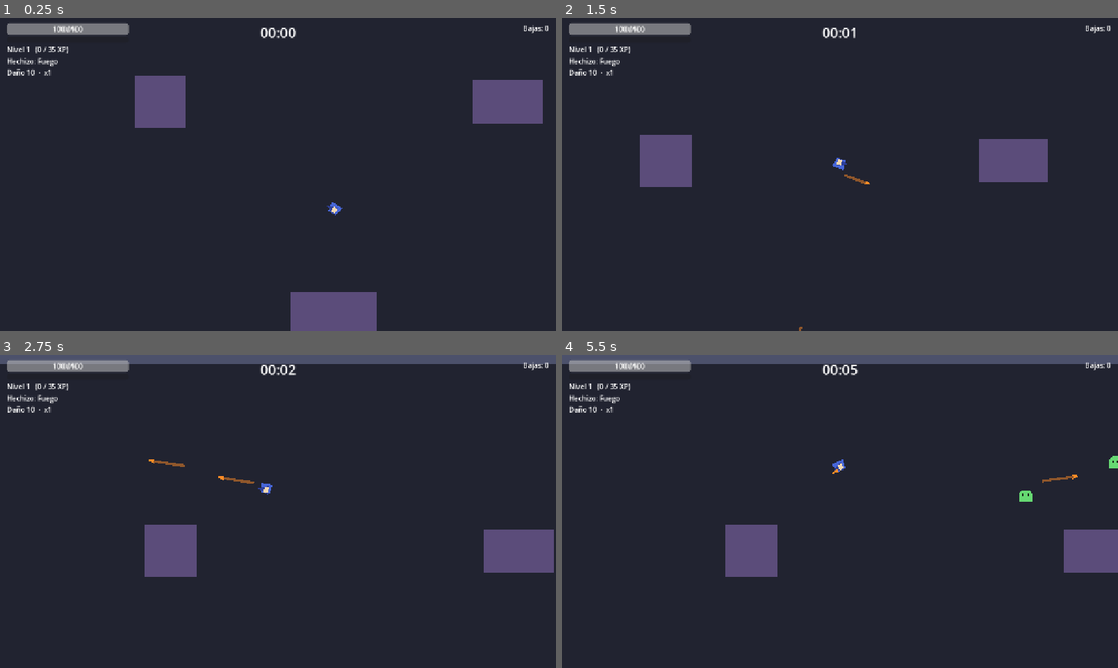
Above: before the commit, frames 1-4 (two rows, left to right).
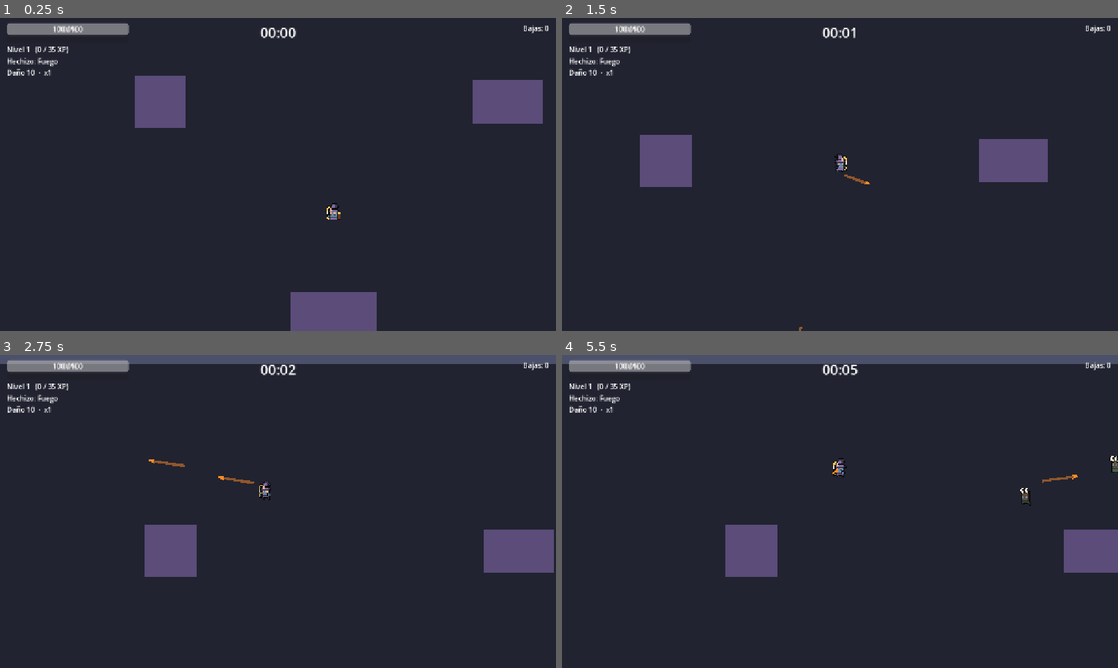
Above: after the commit, the same moments.

Repository: jotrigo/juego2d
Game: Godot game, scene res://scenes/main/Game.tscn
Same seed, same stepped clock (60 frames per second), same inputs: the game is played once before the commit and once after it.
Inputs (mouse positions are in pixels of both pictures, inside the frame that each line leads up to):
- Up to frame 1 (0.25 s): no input
- Up to frame 2 (1.5 s): move the mouse to (812, 237) at 0.52 s; press the mouse at (812, 237) at 0.53 s; hold W (move_up) from 0.53 s (still down); move the mouse to (1006, 221) at 1.27 s; release the mouse at (1006, 221) at 1.28 s; click (1006, 221) at 1.35 s
- Up to frame 3 (2.75 s): move the mouse to (111, 464) at 2.02 s; release W (move_up) at 2.03 s; press the mouse at (111, 464) at 2.03 s; hold A (move_left) from 2.03 s (still down)
- Up to frame 4 (5.5 s): move the mouse to (867, 511) at 2.77 s; release the mouse at (867, 511) at 2.78 s; click (867, 511) at 2.85 s; move the mouse to (756, 433) at 3.52 s; release A (move_left) at 3.53 s; press the mouse at (756, 433) at 3.53 s; hold S (move_down) 3.53-4.28 s; move the mouse to (962, 495) at 4.27 s; release the mouse at (962, 495) at 4.28 s; hold D (move_right) 4.28-5.03 s; click (962, 495) at 4.35 s; move the mouse to (728, 527) at 5.02 s; press the mouse at (728, 527) at 5.03 s; hold W (move_up) from 5.03 s (still down)

The runs differ from the first frame. In frame 1, 0.1% of the frame differs, in the area x 58-62%, y 58-65%; in frame 2, 0.1%; in frame 3, 0.1%; in frame 4, 0.3%, in the area x 48-100%, y 32-49%.

Commit message:
Sprites: slimes y mago con animación por estado
- Slimes usan enemy_walk (4 frames) con caminado y flip por dirección.
- Mago con Sprite2D animado: idle / run / shoot según el estado,
  flip hacia el mouse (sin rotar). Shooter emite señal `fired`.
- Filtro nearest para pixel art nítido; assets en assets/sprites/.

Co-Authored-By: Claude Opus 4.8 <noreply@anthropic.com>

Diff:
--- a/project.godot
+++ b/project.godot
@@ -1,14 +1,22 @@
 ; Engine configuration file.
-; Proyecto: ArcaneMage - Roguelite de acción top-down.
-; Godot 4.x
+; It's best edited using the editor UI and not directly,
+; since the parameters that go here are not all obvious.
+;
+; Format:
+;   [section] ; section goes between []
+;   param=value ; assign values to parameters
 
 config_version=5
+
+[animation]
+
+compatibility/default_parent_skeleton_in_mesh_instance_3d=true
 
 [application]
 
 config/name="ArcaneMage"
 run/main_scene="res://scenes/main/Game.tscn"
-config/features=PackedStringArray("4.3", "GL Compatibility")
+config/features=PackedStringArray("4.7", "GL Compatibility")
 config/icon="res://icon.svg"
 
 [autoload]
@@ -20,7 +28,6 @@
 window/size/viewport_width=1280
 window/size/viewport_height=720
 window/stretch/mode="canvas_items"
-window/stretch/aspect="keep"
 
 [input]
 
--- a/scenes/enemies/Slime.tscn
+++ b/scenes/enemies/Slime.tscn
@@ -1,6 +1,7 @@
-[gd_scene load_steps=3 format=3 uid="uid://bslime001"]
+[gd_scene load_steps=4 format=3 uid="uid://bslime001"]
 
 [ext_resource type="Script" path="res://scripts/enemies/slime.gd" id="1_slime"]
+[ext_resource type="Texture2D" path="res://assets/sprites/enemy_walk.png" id="2_tex"]
 
 [sub_resource type="CircleShape2D" id="Shape_slime"]
 radius = 16.0
@@ -16,14 +17,8 @@
 
 [node name="Visual" type="Node2D" parent="."]
 
-[node name="Body" type="Polygon2D" parent="Visual"]
-color = Color(0.4, 0.85, 0.45, 1)
-polygon = PackedVector2Array(-15, 12, -16, -4, -8, -14, 8, -14, 16, -4, 15, 12)
-
-[node name="EyeL" type="Polygon2D" parent="Visual"]
-color = Color(0.1, 0.15, 0.1, 1)
-polygon = PackedVector2Array(-8, -6, -4, -6, -4, -1, -8, -1)
-
-[node name="EyeR" type="Polygon2D" parent="Visual"]
-color = Color(0.1, 0.15, 0.1, 1)
-polygon = PackedVector2Array(4, -6, 8, -6, 8, -1, 4, -1)
+[node name="Sprite" type="Sprite2D" parent="Visual"]
+texture_filter = 1
+scale = Vector2(2, 2)
+texture = ExtResource("2_tex")
+hframes = 4
--- a/scenes/player/Player.tscn
+++ b/scenes/player/Player.tscn
@@ -1,7 +1,8 @@
-[gd_scene load_steps=6 format=3 uid="uid://bplayer001"]
+[gd_scene load_steps=7 format=3 uid="uid://bplayer001"]
 
 [ext_resource type="Script" path="res://scripts/player/player.gd" id="1_player"]
 [ext_resource type="Script" path="res://scripts/player/shooter.gd" id="2_shooter"]
+[ext_resource type="Texture2D" path="res://assets/sprites/player_idle.png" id="3_idle"]
 
 [sub_resource type="CircleShape2D" id="Shape_body"]
 radius = 15.0
@@ -20,17 +21,11 @@
 
 [node name="Visual" type="Node2D" parent="."]
 
-[node name="Robe" type="Polygon2D" parent="Visual"]
-color = Color(0.28, 0.4, 0.85, 1)
-polygon = PackedVector2Array(-14, 14, -10, -8, 10, -8, 14, 14)
-
-[node name="Hat" type="Polygon2D" parent="Visual"]
-color = Color(0.18, 0.25, 0.6, 1)
-polygon = PackedVector2Array(18, 0, -6, -10, -6, 10)
-
-[node name="Face" type="Polygon2D" parent="Visual"]
-color = Color(0.95, 0.85, 0.7, 1)
-polygon = PackedVector2Array(-6, -6, 4, -6, 4, 6, -6, 6)
+[node name="Sprite" type="Sprite2D" parent="Visual"]
+texture_filter = 1
+scale = Vector2(2, 2)
+texture = ExtResource("3_idle")
+hframes = 4
 
 [node name="Muzzle" type="Marker2D" parent="."]
 
--- a/scripts/enemies/slime.gd
+++ b/scripts/enemies/slime.gd
@@ -13,11 +13,15 @@
 @export var separation_radius: float = 34.0
 @export var separation_strength: float = 40.0
 
+@export var anim_fps: float = 8.0   ## velocidad de la animación de caminado
+
 @onready var visual: Node2D = $Visual
+@onready var sprite: Sprite2D = $Visual/Sprite
 
 var health: float
 var _player: Node2D
 var _dead: bool = false
+var _anim_time: float = 0.0
 
 func _ready() -> void:
 	add_to_group("enemies")
@@ -36,6 +40,14 @@
 	var sep := _separation_vector()
 	velocity = chase + sep
 	move_and_slide()
+	_animate(velocity)
+
+## Cicla los 4 frames del spritesheet y voltea el sprite según la dirección.
+func _animate(vel: Vector2) -> void:
+	_anim_time += get_physics_process_delta_time() * anim_fps
+	sprite.frame = int(_anim_time) % sprite.hframes
+	if absf(vel.x) > 1.0:
+		sprite.flip_h = vel.x < 0.0
 
 ## Suma de repulsiones respecto a enemigos dentro del radio de separación.
 func _separation_vector() -> Vector2:
--- a/scripts/player/player.gd
+++ b/scripts/player/player.gd
@@ -11,8 +11,21 @@
 @export var move_speed: float = 260.0
 @export var max_health: float = 100.0
 @export var invuln_time: float = 0.5
+@export var anim_fps: float = 10.0
+
+# Texturas por estado (spritesheets horizontales de 16x24).
+const TEX_IDLE := preload("res://assets/sprites/player_idle.png")
+const TEX_RUN := preload("res://assets/sprites/player_run.png")
+const TEX_SHOOT := preload("res://assets/sprites/player_shoot.png")
+const IDLE_FRAMES := 4
+const RUN_FRAMES := 4
+const SHOOT_FRAMES := 5
+
+## Estados de animación, en orden de prioridad ascendente.
+enum AnimState { IDLE, MOVING, SHOOTING }
 
 @onready var visual: Node2D = $Visual
+@onready var sprite: Sprite2D = $Visual/Sprite
 @onready var hurtbox: Area2D = $Hurtbox
 @onready var muzzle: Marker2D = $Muzzle
 @onready var shooter: Node = $Shooter
@@ -20,6 +33,9 @@
 var health: float
 var _invulnerable: bool = false
 var _dead: bool = false
+var _anim_state: AnimState = AnimState.IDLE
+var _anim_time: float = 0.0
+var _shoot_timer: float = 0.0   # cuánto tiempo más mostrar la animación de disparo
 
 # Datos actuales del hechizo. Se crean a partir de un SpellData por defecto y las
 # runas los modifican in situ. El Shooter lee esta misma instancia.
@@ -32,22 +48,65 @@
 	health_changed.emit(health, max_health)
 	if shooter and shooter.has_method("set_spell"):
 		shooter.set_spell(spell)
+	# Mostrar la animación de disparo cuando el shooter lanza proyectiles.
+	if shooter and shooter.has_signal("fired"):
+		shooter.fired.connect(_on_shooter_fired)
+	_apply_anim_textures()
 
 func _physics_process(delta: float) -> void:
 	if _dead:
 		return
 	_handle_movement(delta)
 	_check_contact_damage()
+	_update_animation(delta)
 
 func _handle_movement(_delta: float) -> void:
 	# Vector de entrada normalizado => diagonal no es más rápida.
 	var input_dir := Input.get_vector("move_left", "move_right", "move_up", "move_down")
 	velocity = input_dir * move_speed
 	move_and_slide()
-	# Orientar visualmente el mago hacia el mouse.
+	# El mago mira hacia el mouse volteando el sprite (no lo rotamos: es top-down).
 	var to_mouse := get_global_mouse_position() - global_position
-	if to_mouse.length() > 4.0:
-		visual.rotation = to_mouse.angle()
+	if absf(to_mouse.x) > 4.0:
+		sprite.flip_h = to_mouse.x < 0.0
+
+# --- Animación por estado -----------------------------------------------------
+
+func _on_shooter_fired() -> void:
+	# Reinicia el temporizador para que se vea toda la animación de disparo.
+	_shoot_timer = float(SHOOT_FRAMES) / anim_fps
+
+func _update_animation(delta: float) -> void:
+	if _shoot_timer > 0.0:
+		_shoot_timer -= delta
+	# Prioridad: disparo > movimiento > quieto.
+	var new_state: AnimState
+	if _shoot_timer > 0.0:
+		new_state = AnimState.SHOOTING
+	elif velocity.length() > 5.0:
+		new_state = AnimState.MOVING
+	else:
+		new_state = AnimState.IDLE
+	if new_state != _anim_state:
+		_anim_state = new_state
+		_anim_time = 0.0
+		_apply_anim_textures()
+	# Avanzar el frame actual dentro del spritesheet del estado.
+	_anim_time += delta * anim_fps
+	sprite.frame = int(_anim_time) % maxi(sprite.hframes, 1)
+
+## Ajusta la textura y la cantidad de frames según el estado actual.
+func _apply_anim_textures() -> void:
+	match _anim_state:
+		AnimState.SHOOTING:
+			sprite.texture = TEX_SHOOT
+			sprite.hframes = SHOOT_FRAMES
+		AnimState.MOVING:
+			sprite.texture = TEX_RUN
+			sprite.hframes = RUN_FRAMES
+		_:
+			sprite.texture = TEX_IDLE
+			sprite.hframes = IDLE_FRAMES
 
 ## Daño por contacto: si algún enemigo solapa el hurtbox y no somos invulnerables.
 func _check_contact_damage() -> void:
--- a/scripts/player/shooter.gd
+++ b/scripts/player/shooter.gd
@@ -3,6 +3,8 @@
 ## Sistema de disparo del jugador. Lee el SpellData compartido, respeta la
 ## cadencia (cooldown) y genera los proyectiles distribuidos en abanico hacia
 ## el mouse. Se mantiene separado del movimiento para respetar la modularidad.
+
+signal fired   ## se emite cada vez que se lanza una tanda de proyectiles
 
 const PROJECTILE_SCENE := preload("res://scenes/spells/MagicProjectile.tscn")
 
@@ -39,6 +41,7 @@
 			offset = -total_spread * 0.5 + total_spread * float(i) / float(count - 1)
 		var dir := base_dir.rotated(offset)
 		_spawn_projectile(origin, dir)
+	fired.emit()
 
 func _spawn_projectile(origin: Vector2, dir: Vector2) -> void:
 	var proj := PROJECTILE_SCENE.instantiate()
Binary file added: assets/sprites/enemy_walk.png
Not shown, added: assets/sprites/enemy_walk.png.import
Binary file added: assets/sprites/player_idle.png
Not shown, added: assets/sprites/player_idle.png.import
Binary file added: assets/sprites/player_run.png
Not shown, added: assets/sprites/player_run.png.import
Binary file added: assets/sprites/player_shoot.png
Not shown, added: assets/sprites/player_shoot.png.import
Not shown, added: scripts/systems/integration_test.gd.uid
Not shown, added: scripts/systems/test_bench.gd.uid
